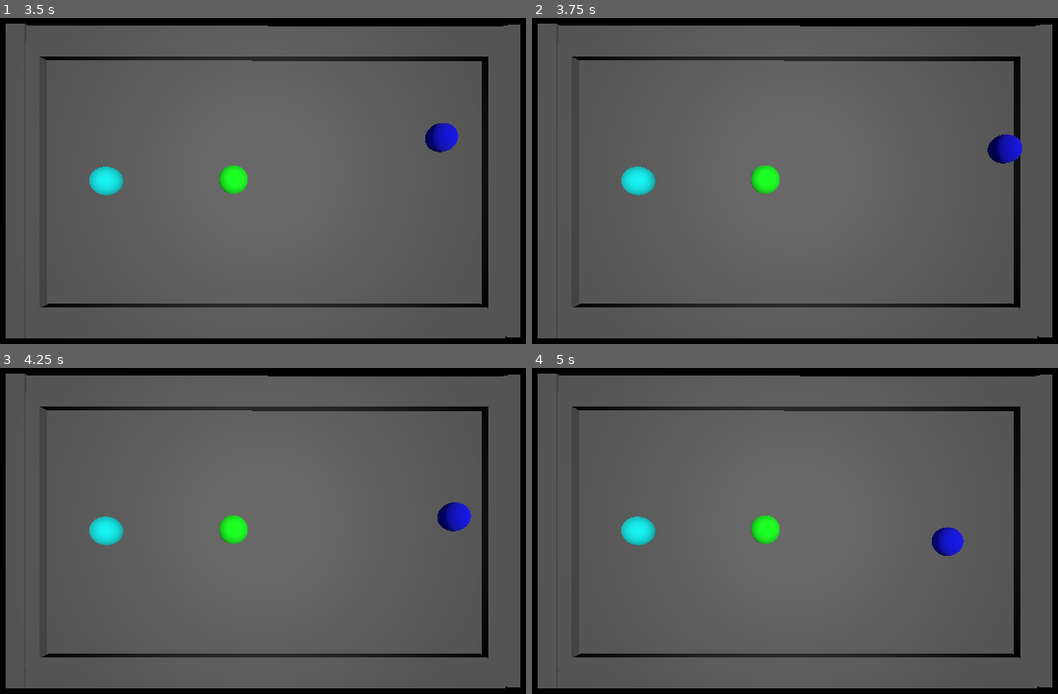
Above: before the commit, frames 1-4 (two rows, left to right).
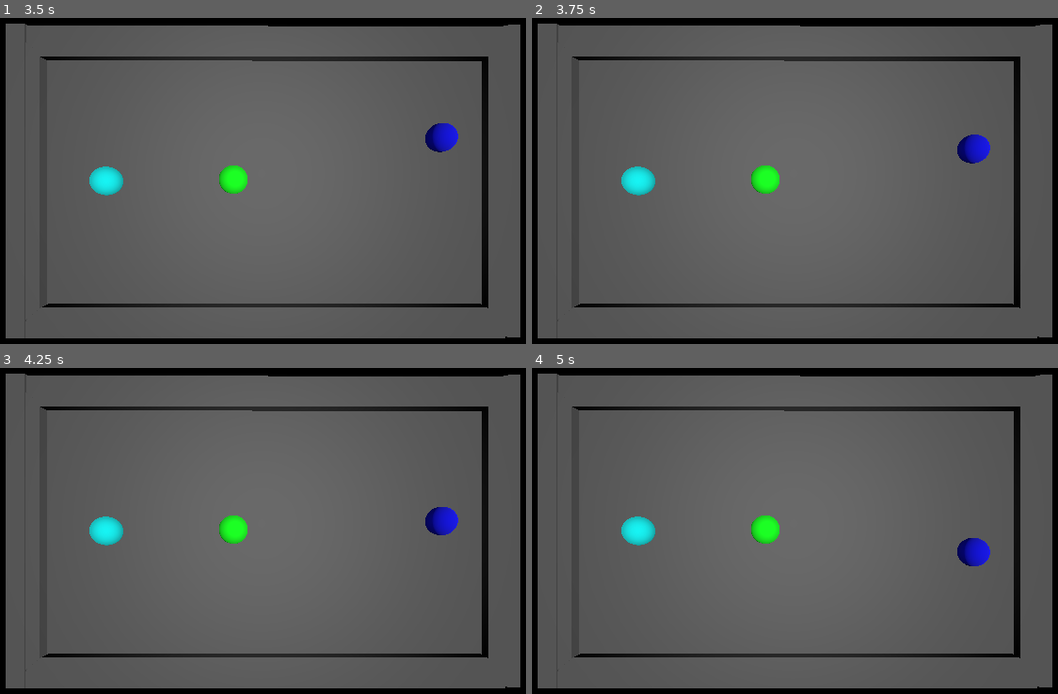
Above: after the commit, the same moments.

Repository: freesstylers/GlobalGameJam25
Game: Godot game, scene res://Assets/Prefabs/pruebaworld.tscn
Two runs of this game, one before a commit and one after it. Both use one fixed random seed, a clock stepped at 60 frames per second and the inputs below.
Inputs (mouse positions are in pixels of both pictures, inside the frame that each line leads up to):
- Up to frame 1 (3.5 s): tap Enter at 0.5 s; move the mouse to (447, 171) at 0.52 s; hold D (right) 0.53-1.28 s; click (447, 171) at 0.6 s; tap Space (Accelerate) at 1.25 s; move the mouse to (131, 213) at 1.27 s; hold S (down) 1.28-2.03 s; tap E (horny) at 1.35, 2.85 s; move the mouse to (357, 99) at 2.02 s; hold D (right) 2.03-2.78 s; click (357, 99) at 2.1 s; move the mouse to (247, 275) at 2.77 s; hold Space (Accelerate) from 2.78 s (still down)
- Up to frame 2 (3.75 s): move the mouse to (1042, 255) at 3.52 s; release Space (Accelerate) at 3.53 s; hold A (left) from 3.53 s (still down); click (1042, 255) at 3.6 s
- Up to frame 3 (4.25 s): keep holding A (left)
- Up to frame 4 (5 s): keep holding A (left); move the mouse to (589, 478) at 4.27 s; tap E (horny) at 4.35 s

Frame 1 is identical in both runs. In frame 2, 0.9% of the frame differs, in the area x 80-94%, y 35-45%; in frame 3, 0.7%; in frame 4, 0.8%.

Commit message:
Tiradas de 5 secs

Diff:
--- /dev/null
+++ b/Assets/Prefabs/pool_manager.tscn
@@ -0,0 +1,11 @@
+[gd_scene load_steps=2 format=3 uid="uid://cc8eguu0xw0fb"]
+
+[ext_resource type="Script" path="res://Assets/Scripts/PoolManager.gd" id="1_dous0"]
+
+[node name="PoolManager" type="Node"]
+script = ExtResource("1_dous0")
+
+[node name="PlayTimer" type="Timer" parent="."]
+wait_time = 5.0
+
+[connection signal="timeout" from="PlayTimer" to="." method="_on_play_timer_timeout"]
--- a/Assets/Prefabs/pruebaworld.tscn
+++ b/Assets/Prefabs/pruebaworld.tscn
@@ -1,9 +1,10 @@
-[gd_scene load_steps=5 format=3 uid="uid://drfqwlguujga"]
+[gd_scene load_steps=6 format=3 uid="uid://drfqwlguujga"]
 
 [ext_resource type="PackedScene" uid="uid://87cygmj10jpd" path="res://Assets/Prefabs/pruebaplayer.tscn" id="1_ivced"]
 [ext_resource type="PackedScene" uid="uid://dxs8u8ll3d0u1" path="res://Assets/Prefabs/Bubbles/pruebaball.tscn" id="2_8c2pr"]
 [ext_resource type="PackedScene" uid="uid://dr48j6dww38vt" path="res://Assets/Prefabs/pruebamesa.tscn" id="3_rs5y8"]
 [ext_resource type="PackedScene" uid="uid://u2amv3j63qg6" path="res://Assets/Prefabs/Bubbles/bouncy_bubble.tscn" id="4_c585g"]
+[ext_resource type="PackedScene" uid="uid://cc8eguu0xw0fb" path="res://Assets/Prefabs/pool_manager.tscn" id="5_8m4cp"]
 
 [node name="Node3D" type="Node3D"]
 
@@ -30,3 +31,5 @@
 
 [node name="BouncyBubble" parent="." instance=ExtResource("4_c585g")]
 transform = Transform3D(1, 0, 0, 0, 1, 0, 0, 0, 1, 4.54342, 5.55324, 4.0825)
+
+[node name="PoolManager" parent="." instance=ExtResource("5_8m4cp")]
--- a/Assets/Scripts/Globals.gd
+++ b/Assets/Scripts/Globals.gd
@@ -10,4 +10,5 @@
 var players : Array = []
 var current_player = null
 var SceneManager : SceneManagement = null
+var PoolManager : PoolManager = null
 ###########END_VARIABLES
--- /dev/null
+++ b/Assets/Scripts/PoolManager.gd
@@ -0,0 +1,26 @@
+class_name PoolManager
+extends Node
+
+signal HitBall
+signal StopBall
+
+@onready var play_timer : Timer = $PlayTimer
+
+var ball_moving : bool = false
+
+func _init() -> void:
+	GameManager.PoolManager = self
+
+func _exit_tree() -> void:
+	GameManager.PoolManager = null
+
+func _ready() -> void:
+	HitBall.connect(start_play)
+
+func start_play():
+	ball_moving = true
+	play_timer.start()
+
+func _on_play_timer_timeout() -> void:
+	ball_moving = false
+	StopBall.emit()
--- a/Assets/Scripts/pruebaplayer.gd
+++ b/Assets/Scripts/pruebaplayer.gd
@@ -4,24 +4,31 @@
 @onready var rigidbody = $RigidBody3D
 @onready var palo_hit_sound = $PaloHit
 
+var is_moving : bool = false
+
 var last_vector : Vector3
 
-func _process(delta):
-	pass
+func _ready() -> void:
+	GameManager.PoolManager.StopBall.connect(stop_movement)
 
 func _input(event):
-	var vector = Input.get_vector("down", "up", "right", "left")
-	var vector3 = Vector3(vector.x, 0, -vector.y)
+	if not is_moving:
+		var vector = Input.get_vector("down", "up", "right", "left")
+		var vector3 = Vector3(vector.x, 0, -vector.y)
 
-	if Input.is_action_just_released("Accelerate"):
-		rigidbody.apply_force(vector3.normalized() * 500)
-		last_vector = vector3.normalized()
-		palo_hit_sound.play()
+		if Input.is_action_just_released("Accelerate"):
+			rigidbody.apply_force(vector3.normalized() * 500)
+			last_vector = vector3.normalized()
+			palo_hit_sound.play()
+			GameManager.PoolManager.HitBall.emit()
+			is_moving = true
 
 func apply_opposite_force():
 	var vector = -last_vector
 	rigidbody.apply_force(vector * 500)
 
-
-func _on_rigid_body_3d_body_entered(body):
-	pass
+func stop_movement():
+	rigidbody.inertia = Vector3.ZERO
+	rigidbody.linear_velocity = Vector3.ZERO
+	rigidbody.angular_velocity = Vector3.ZERO
+	is_moving = false
